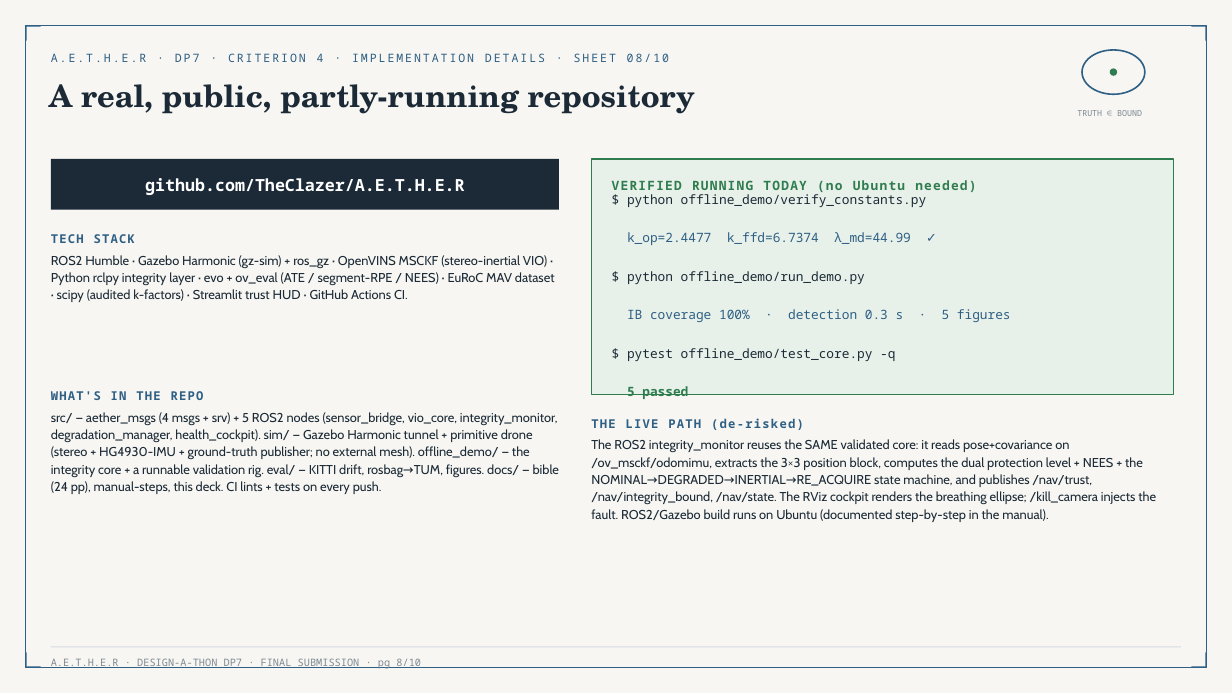
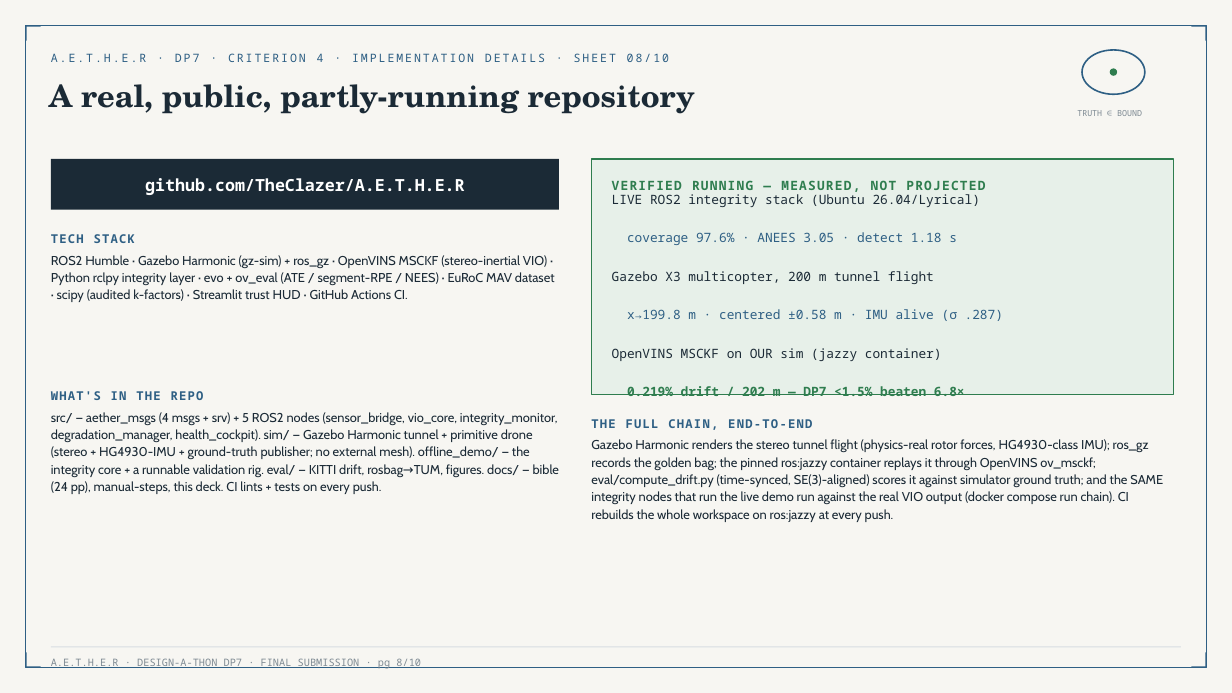
Before and after one commit to TheClazer/A.E.T.H.E.R, a slide deck: slide 8 of docs/AETHER_DesignAThon_Final.pptx. Drawn at 1232x693 pixels with LibreOffice and Linux fonts; fonts in the diff are those of the drawing. Boxes give left, top, right and bottom in pixels: in the first picture for what was removed or moved away, otherwise in the second. Text is boxed around its words. In the diff, an @@ line names an element or a change of style, - is before the commit and + after.

Commit message:
U3 complete: integrity layer verified on REAL OpenVINS output — IB coverage 97.2% (31k verdicts); measured docs/deck refresh
Same monitor/manager nodes as the live demo, remapped to the container's root-ns topics, recording a CSV verdict during golden-bag playback. Drift reproduced deterministically (0.219%/202.2 m). Deck sheet 8/9 now carry measured numbers; manual rewritten with all-tiers-measured status + three demo rungs; README verified-status table updated. Known cosmetic: nav-state feature thresholds need rescaling for ov points_msckf semantics (noted in results).

```diff
--- a/docs/AETHER_DesignAThon_Final.pptx
+++ b/docs/AETHER_DesignAThon_Final.pptx
@@ text at (x1=612, y1=180, x2=985, y2=192): text changed @@
-VERIFIED RUNNING TODAY (no Ubuntu needed)
+VERIFIED RUNNING — MEASURED, NOT PROJECTED
@@ text at (x1=612, y1=194, x2=1003, y2=396): text changed @@
-$ python offline_demo/verify_constants.py
-k_op=2.4477 k_ffd=6.7374 λ_md=44.99 ✓
-$ python offline_demo/run_demo.py
-IB coverage 100% · detection 0.3 s · 5 figures
-$ pytest offline_demo/test_core.py -q
-5 passed
+LIVE ROS2 integrity stack (Ubuntu 26.04/Lyrical)
+coverage 97.6% · ANEES 3.05 · detect 1.18 s
+Gazebo X3 multicopter, 200 m tunnel flight
+x→199.8 m · centered ±0.58 m · IMU alive (σ .287)
+OpenVINS MSCKF on OUR sim (jazzy container)
+0.219% drift / 202 m — DP7 <1.5% beaten 6.8×
@@ text at (x1=591, y1=439, x2=1163, y2=522): text changed @@
-The ROS2 integrity_monitor reuses the SAME validated core: it reads pose+covariance on /ov_msckf/odomimu, extracts the 3×3 position block, computes the dual protection level + NEES + the NOMINAL→DEGRADED→INERTIAL→RE_ACQUIRE state machine, and publishes /nav/trust, /nav/integrity_bound, /nav/state. The RViz cockpit renders the breathing ellipse; /kill_camera injects the fault. ROS2/Gazebo build runs on Ubuntu (documented step-by-step in the manual).
+Gazebo Harmonic renders the stereo tunnel flight (physics-real rotor forces, HG4930-class IMU); ros_gz records the golden bag; the pinned ros:jazzy container replays it through OpenVINS ov_msckf; eval/compute_drift.py (time-synced, SE(3)-aligned) scores it against simulator ground truth; and the SAME integrity nodes that run the live demo run against the real VIO output (docker compose run chain). CI rebuilds the whole workspace on ros:jazzy at every push.
@@ text at (x1=736, y1=439, x2=1115, y2=503): text changed @@
-THE LIVE PATH (de-risked)
+THE FULL CHAIN, END-TO-END
```
Also in this commit, not shown: 1 other slide changed, 11 other files.
